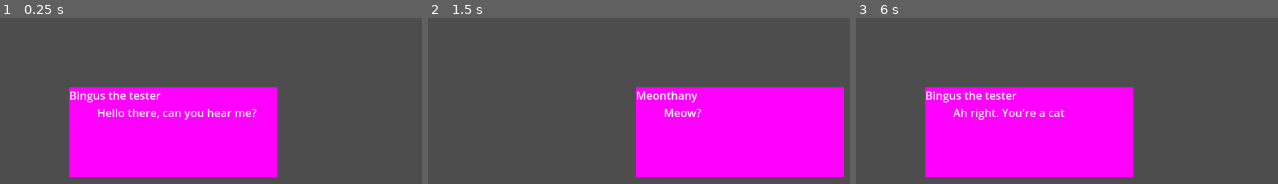
Above: before the commit, frames 1-3 (left to right).
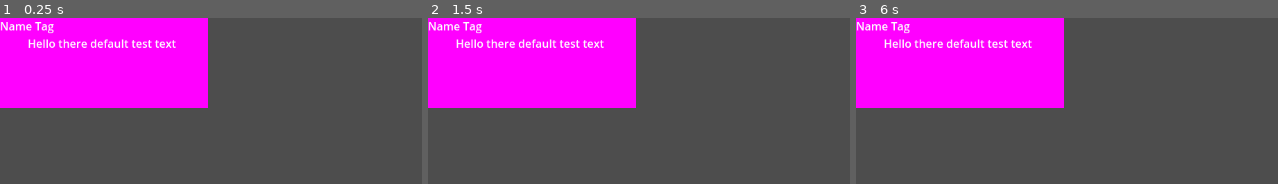
Above: after the commit, the same moments.

Repository: Cat-Crash/Catchanic
Game: Godot game, scene res://scenes/dialogue_node.tscn
Two runs of this game, one before a commit and one after it. Both use one fixed random seed, a clock stepped at 60 frames per second and the inputs below.
Inputs (mouse positions are in pixels of both pictures, inside the frame that each line leads up to):
- Up to frame 1 (0.25 s): no input
- Up to frame 2 (1.5 s): tap Enter at 0.5 s; move the mouse to (601, 132) at 0.52 s; hold Space (nextDialogue) 0.53-1.28 s; click (601, 132) at 0.67 s; move the mouse to (outside the picture) at 1.27 s; tap Space (nextDialogue) at 1.35 s; click (outside the picture) at 1.42 s
- Up to frame 3 (6 s): tap Enter at 2, 3.5 s; move the mouse to (outside the picture) at 2.02 s; hold Space (nextDialogue) 2.03-2.78 s; click (outside the picture) at 2.17 s; move the mouse to (outside the picture) at 2.77 s; tap Space (nextDialogue) at 2.85, 4.35, 5.85 s; click (outside the picture) at 2.92 s; move the mouse to (outside the picture) at 3.52 s; hold Space (nextDialogue) 3.53-4.28 s; click (outside the picture) at 3.67 s; move the mouse to (1016, 175) at 4.27 s; click (1016, 175) at 4.42 s; move the mouse to (outside the picture) at 5.02 s; hold Space (nextDialogue) 5.03-5.78 s; click (outside the picture) at 5.17 s; move the mouse to (1134, 130) at 5.77 s; click (1134, 130) at 5.92 s

The runs differ from the first frame. In frame 1, 46% of the frame differs, in the area x 0-66%, y 0-97%; in frame 2, 54%, in the area x 0-99%, y 0-97%; in frame 3, 46%.

Commit message:
Added 3dSpeaker script, which, when attached to a 3d node with a DialogueNode child, will position speaker dialogues over the 3d node. Currently just centering them on it, but easy to move that around later

Diff:
--- /dev/null
+++ b/scenes/dialogueTest.tscn
@@ -0,0 +1,29 @@
+[gd_scene load_steps=6 format=3 uid="uid://dhubidhdvpwlp"]
+
+[ext_resource type="Script" path="res://scripts/3dSpeaker.gd" id="1_fvv4n"]
+[ext_resource type="PackedScene" uid="uid://cly2pwnf886wn" path="res://scenes/dialogue_node.tscn" id="2_1qgit"]
+
+[sub_resource type="Environment" id="Environment_jur85"]
+
+[sub_resource type="CapsuleShape3D" id="CapsuleShape3D_jjy2j"]
+
+[sub_resource type="CapsuleMesh" id="CapsuleMesh_bxdjo"]
+
+[node name="Node3D" type="Node3D"]
+
+[node name="Camera3D" type="Camera3D" parent="."]
+transform = Transform3D(1, 0, 0, 0, 1, 0, 0, 0, 1, 0, 0, 2.25105)
+environment = SubResource("Environment_jur85")
+
+[node name="3dSpeaker" type="StaticBody3D" parent="."]
+script = ExtResource("1_fvv4n")
+
+[node name="CollisionShape3D" type="CollisionShape3D" parent="3dSpeaker"]
+shape = SubResource("CapsuleShape3D_jjy2j")
+
+[node name="MeshInstance3D" type="MeshInstance3D" parent="3dSpeaker"]
+mesh = SubResource("CapsuleMesh_bxdjo")
+
+[node name="DialogueNode" parent="." instance=ExtResource("2_1qgit")]
+
+[connection signal="repositionDialogueArea" from="DialogueNode" to="3dSpeaker" method="_on_dialogue_node_reposition_dialogue_area"]
--- /dev/null
+++ b/scripts/3dSpeaker.gd
@@ -0,0 +1,11 @@
+extends Node3D
+
+@onready var dialogueNode : Node = $"../DialogueNode" # The dialogueNode attached to the speaker
+
+func _on_dialogue_node_reposition_dialogue_area():
+	dialogueNode.speakerPos = get_viewport().get_camera_3d().unproject_position(global_transform.origin)
+		# sets the position of this as the speaker pos
+	# NOTE once you have a game manager and a general static idea of where the player is, put that
+	# here, assigning it to dialogueNode.playerPos
+	dialogueNode.updateDialogueDisplay(dialogueNode.dialoguePath[dialogueNode.pathPosition]) # now
+		# that it knows the proper player and speaker positions, have it update its display
--- a/scripts/DialogueNode.gd
+++ b/scripts/DialogueNode.gd
@@ -43,6 +43,9 @@
 @onready var dialogueText : RichTextLabel = $DialogueArea/DialogueText # The text displaying the
 	# current dialogue
 
+signal repositionDialogueArea # A signal for the 3dSpeaker this is attached to to position the dialogue
+	# box over itself
+
 # NOTE FIGURE OUT A BETTER WAY TO STORE THIS LATER
 var testDialoguePath : Array[DialogueState] = [
 	DialogueState.new(DialogueState.SpeakingParty.SPEAKER, "Hello there, can you hear me?"),
@@ -60,7 +63,7 @@
 func beginDialoguePath() -> void:
 	dialogueArea.visible = true # shows the dialogue box
 	pathPosition = 0
-	updateDialogueDisplay(dialoguePath[pathPosition])
+	repositionDialogueArea.emit()
 
 func _on_dialogue_area_next_dialogue_signal() -> void: # When it receives the signal from DialogueArea,
 	# calls nextDialogueState()
